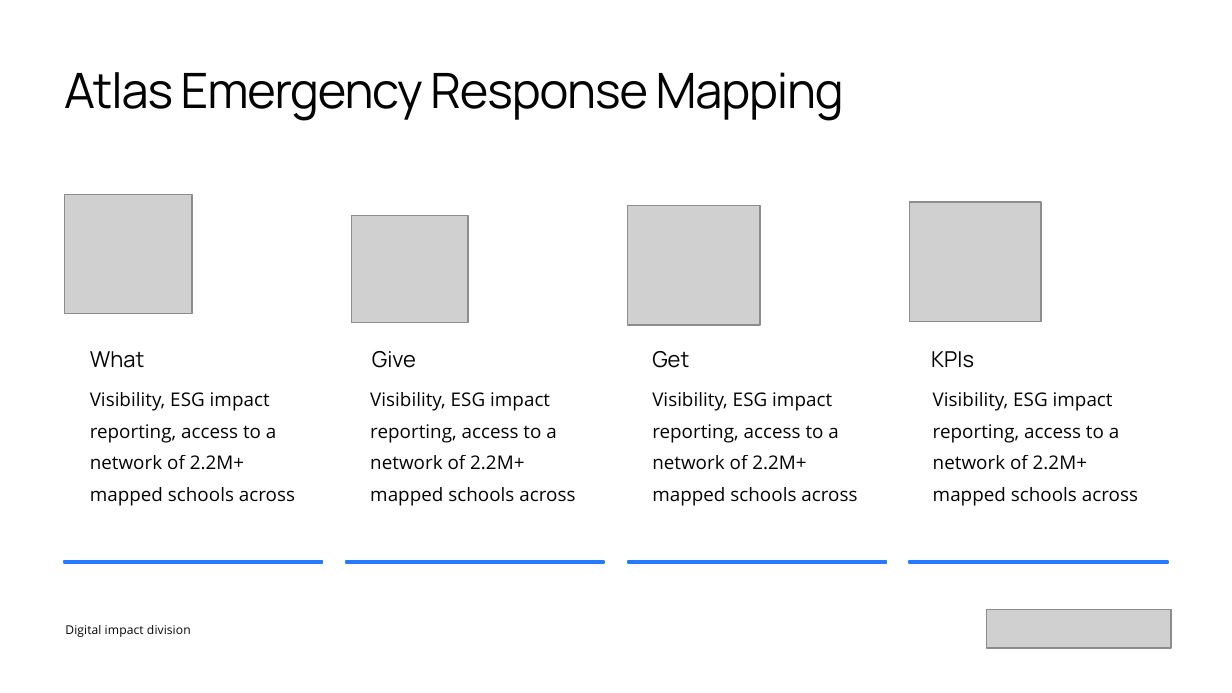
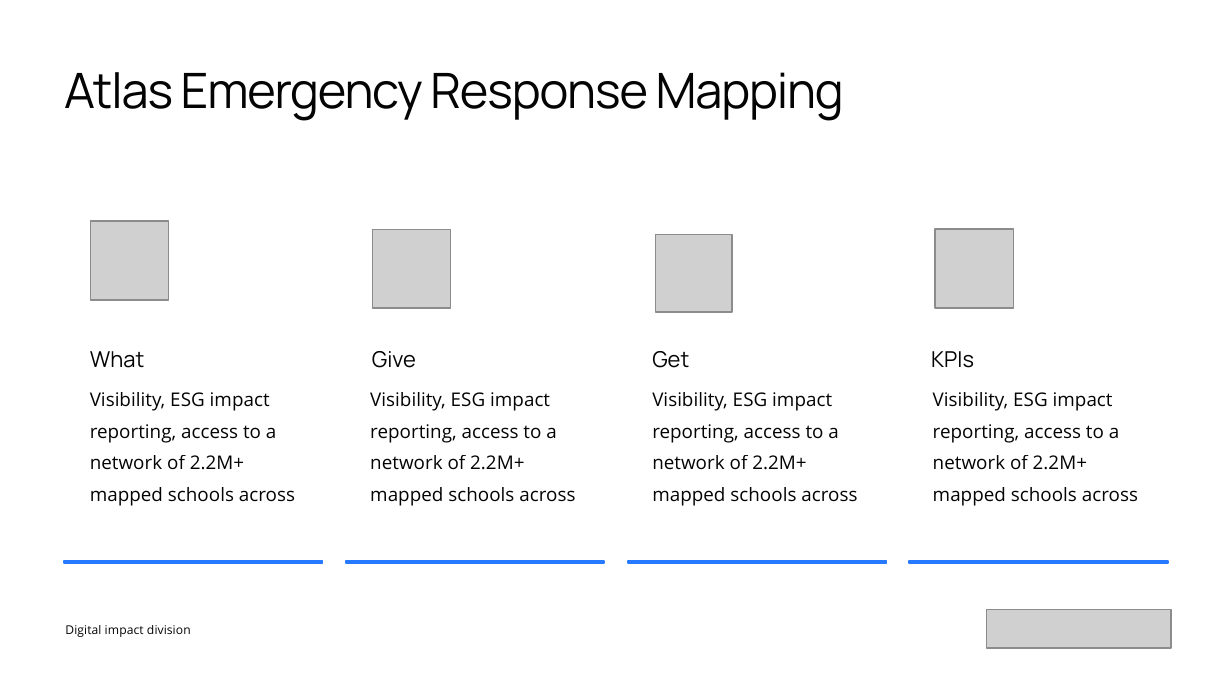
Before and after one commit to mdelprete91-cpu/presentazione, a slide deck: slide 10 of PPT giga.pptx. Drawn at 1232x693 pixels with LibreOffice and Linux fonts; fonts in the diff are those of the drawing; grey boxes stand for pictures. Boxes give left, top, right and bottom in pixels: in the first picture for what was removed or moved away, otherwise in the second. Text is boxed around its words. In the diff, an @@ line names an element or a change of style, - is before the commit and + after.

```diff
--- a/PPT giga.pptx
+++ b/PPT giga.pptx
@@ picture removed at box(64, 195, 192, 314) @@
@@ picture removed at box(627, 206, 760, 325) @@
@@ picture removed at box(909, 202, 1041, 322) @@
@@ picture added at box(90, 221, 169, 299) @@
@@ picture removed at box(351, 216, 468, 323) @@
@@ picture added at box(372, 229, 451, 308) @@
@@ picture added at box(655, 234, 732, 312) @@
@@ picture added at box(935, 229, 1014, 308) @@
```
Also in this commit, not shown: 16 other slides changed.
